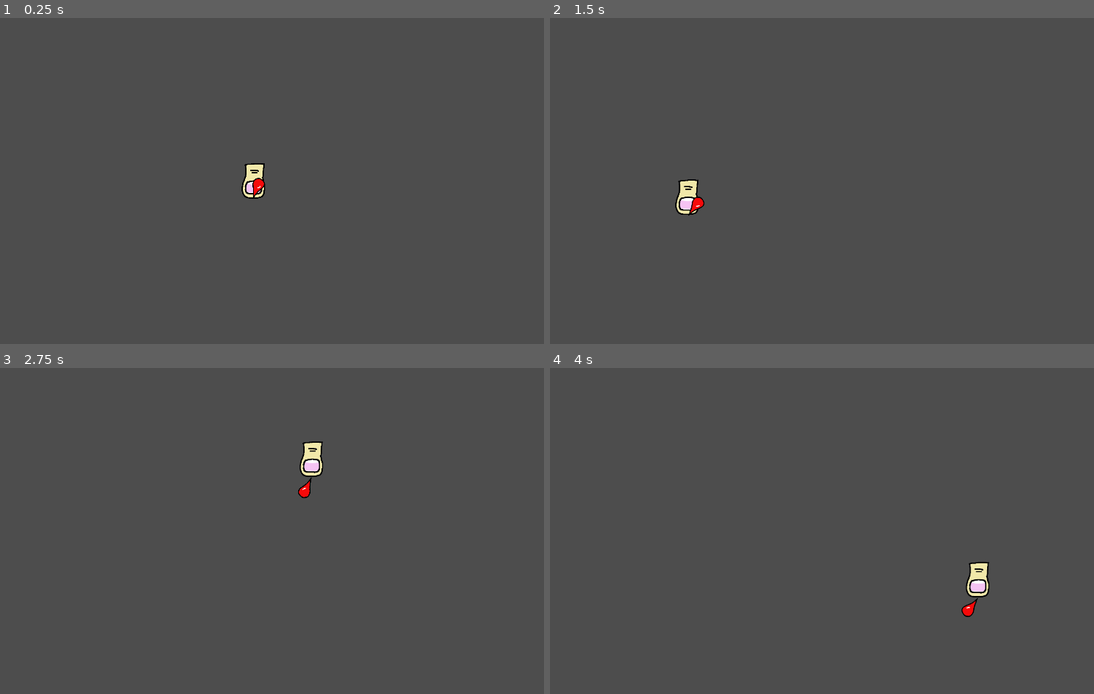
Above: before the commit, frames 1-4 (two rows, left to right).
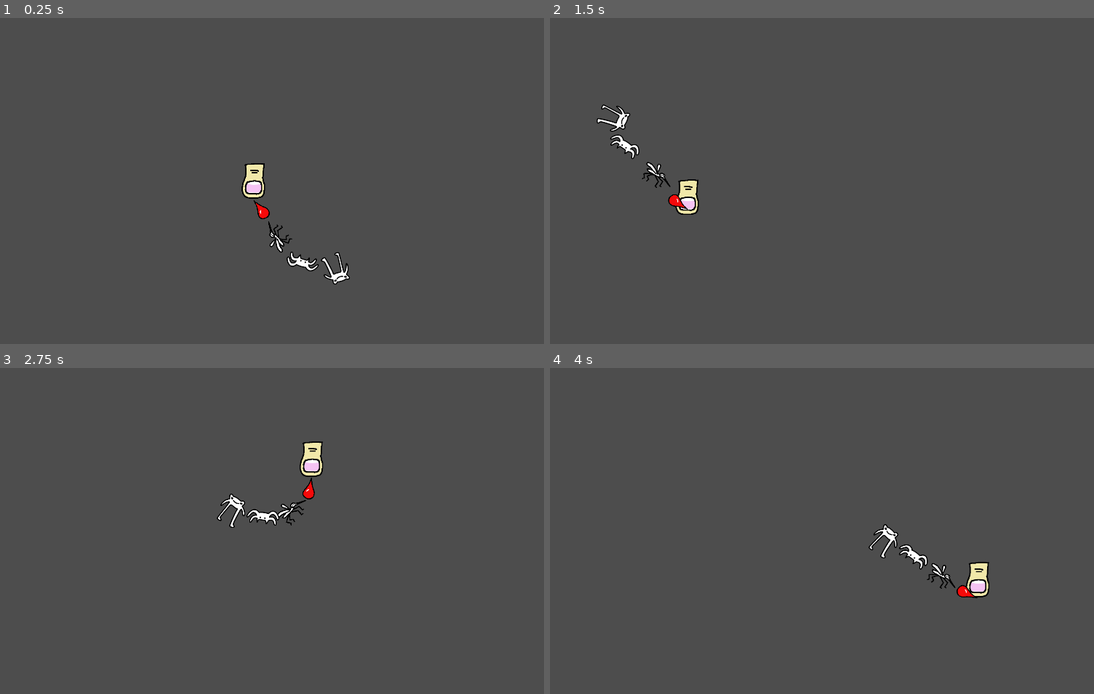
Above: after the commit, the same moments.

Repository: magopian/teamsect
Game: Godot game, scene res://game.tscn
Two runs of this game, one before a commit and one after it. Both use one fixed random seed, a clock stepped at 60 frames per second and the inputs below.
Inputs (mouse positions are in pixels of both pictures, inside the frame that each line leads up to):
- Up to frame 1 (0.25 s): no input
- Up to frame 2 (1.5 s): move the mouse to (930, 164) at 0.52 s; move the mouse to (686, 197) at 1.27 s
- Up to frame 3 (2.75 s): move the mouse to (310, 459) at 2.02 s
- Up to frame 4 (4 s): move the mouse to (773, 596) at 2.77 s; move the mouse to (979, 579) at 3.52 s

The runs differ from the first frame. In frame 1, 0.7% of the frame differs, in the area x 46-65%, y 48-82%; in frame 2, 0.7%, in the area x 8-29%, y 26-61%; in frame 3, 0.6%; in frame 4, 0.7%.

Commit message:
Add a mosquito, a spider and a frog

Diff:
--- /dev/null
+++ b/dangling/frog.tscn
@@ -0,0 +1,35 @@
+[gd_scene load_steps=4 format=3 uid="uid://yadkjwi1eyn5"]
+
+[ext_resource type="Texture2D" uid="uid://b0it1aasngp5u" path="res://assets/sprites/frog.png" id="1_gtjls"]
+
+[sub_resource type="CapsuleShape2D" id="CapsuleShape2D_yre3c"]
+radius = 51.0
+height = 124.0
+
+[sub_resource type="SpriteFrames" id="SpriteFrames_pcw6m"]
+animations = [{
+"frames": [{
+"duration": 1.0,
+"texture": ExtResource("1_gtjls")
+}],
+"loop": true,
+"name": &"idle",
+"speed": 5.0
+}]
+
+[node name="Frog" type="RigidBody2D"]
+mass = 1000.0
+gravity_scale = 8.0
+angular_damp = 5.633
+
+[node name="CollisionShape2D" type="CollisionShape2D" parent="."]
+position = Vector2(-50, 22)
+shape = SubResource("CapsuleShape2D_yre3c")
+
+[node name="AnimatedSprite2D" type="AnimatedSprite2D" parent="."]
+position = Vector2(-50, 23)
+sprite_frames = SubResource("SpriteFrames_pcw6m")
+animation = &"idle"
+
+[node name="anchor" type="Marker2D" parent="."]
+position = Vector2(-103, 35)
--- /dev/null
+++ b/dangling/mosquito.tscn
@@ -0,0 +1,36 @@
+[gd_scene load_steps=4 format=3 uid="uid://b8g2i44cwdtvh"]
+
+[ext_resource type="Texture2D" uid="uid://c4fun22bbs8cw" path="res://assets/sprites/mosquito.png" id="1_exkln"]
+
+[sub_resource type="CapsuleShape2D" id="CapsuleShape2D_yre3c"]
+radius = 34.0
+height = 136.0
+
+[sub_resource type="SpriteFrames" id="SpriteFrames_pcw6m"]
+animations = [{
+"frames": [{
+"duration": 1.0,
+"texture": ExtResource("1_exkln")
+}],
+"loop": true,
+"name": &"idle",
+"speed": 5.0
+}]
+
+[node name="Mosquito" type="RigidBody2D"]
+mass = 1000.0
+gravity_scale = 8.0
+angular_damp = 5.633
+
+[node name="CollisionShape2D" type="CollisionShape2D" parent="."]
+position = Vector2(-67, -4)
+rotation = 1.5708
+shape = SubResource("CapsuleShape2D_yre3c")
+
+[node name="AnimatedSprite2D" type="AnimatedSprite2D" parent="."]
+position = Vector2(-67, -10)
+sprite_frames = SubResource("SpriteFrames_pcw6m")
+animation = &"idle"
+
+[node name="anchor" type="Marker2D" parent="."]
+position = Vector2(-136, -4)
--- /dev/null
+++ b/dangling/spider.tscn
@@ -0,0 +1,36 @@
+[gd_scene load_steps=4 format=3 uid="uid://bhrnso07lrta5"]
+
+[ext_resource type="Texture2D" uid="uid://ck4im0lcikl1o" path="res://assets/sprites/spider.png" id="1_uyjhh"]
+
+[sub_resource type="CapsuleShape2D" id="CapsuleShape2D_yre3c"]
+radius = 34.0
+height = 136.0
+
+[sub_resource type="SpriteFrames" id="SpriteFrames_pcw6m"]
+animations = [{
+"frames": [{
+"duration": 1.0,
+"texture": ExtResource("1_uyjhh")
+}],
+"loop": true,
+"name": &"idle",
+"speed": 5.0
+}]
+
+[node name="Spider" type="RigidBody2D"]
+mass = 1000.0
+gravity_scale = 8.0
+angular_damp = 5.633
+
+[node name="CollisionShape2D" type="CollisionShape2D" parent="."]
+position = Vector2(-67, -4)
+rotation = 1.5708
+shape = SubResource("CapsuleShape2D_yre3c")
+
+[node name="AnimatedSprite2D" type="AnimatedSprite2D" parent="."]
+position = Vector2(-67, -10)
+sprite_frames = SubResource("SpriteFrames_pcw6m")
+animation = &"idle"
+
+[node name="anchor" type="Marker2D" parent="."]
+position = Vector2(-136, -4)
--- a/game.tscn
+++ b/game.tscn
@@ -1,8 +1,11 @@
-[gd_scene load_steps=4 format=3 uid="uid://dmvp2b2kh1tqm"]
+[gd_scene load_steps=7 format=3 uid="uid://dmvp2b2kh1tqm"]
 
 [ext_resource type="Script" path="res://game.gd" id="1_8mif2"]
 [ext_resource type="PackedScene" uid="uid://g2egjj0way1e" path="res://pointer/finger.tscn" id="1_xqm73"]
 [ext_resource type="PackedScene" uid="uid://cnyp1yfsumkta" path="res://dangling/blood_drop.tscn" id="3_m0gvb"]
+[ext_resource type="PackedScene" uid="uid://b8g2i44cwdtvh" path="res://dangling/mosquito.tscn" id="4_xac2r"]
+[ext_resource type="PackedScene" uid="uid://bhrnso07lrta5" path="res://dangling/spider.tscn" id="5_aeytp"]
+[ext_resource type="PackedScene" uid="uid://yadkjwi1eyn5" path="res://dangling/frog.tscn" id="6_naqcg"]
 
 [node name="Game" type="Node2D"]
 script = ExtResource("1_8mif2")
@@ -16,3 +19,9 @@
 
 [node name="Blood drop" parent="Dangling" instance=ExtResource("3_m0gvb")]
 position = Vector2(552, 343)
+
+[node name="Mosquito" parent="Dangling" instance=ExtResource("4_xac2r")]
+
+[node name="Spider" parent="Dangling" instance=ExtResource("5_aeytp")]
+
+[node name="Frog" parent="Dangling" instance=ExtResource("6_naqcg")]
Binary file added: assets/sprites/frog.png
Not shown, added: assets/sprites/frog.png.import
Binary file added: assets/sprites/mosquito.png
Not shown, added: assets/sprites/mosquito.png.import
Binary file added: assets/sprites/spider.png
Not shown, added: assets/sprites/spider.png.import
Not shown, changed: Makefile
